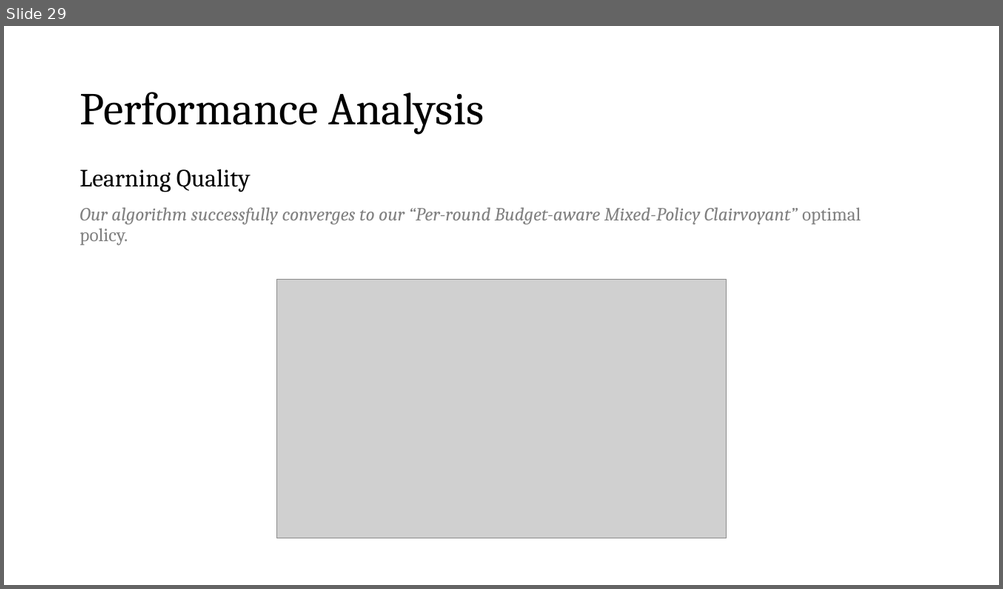
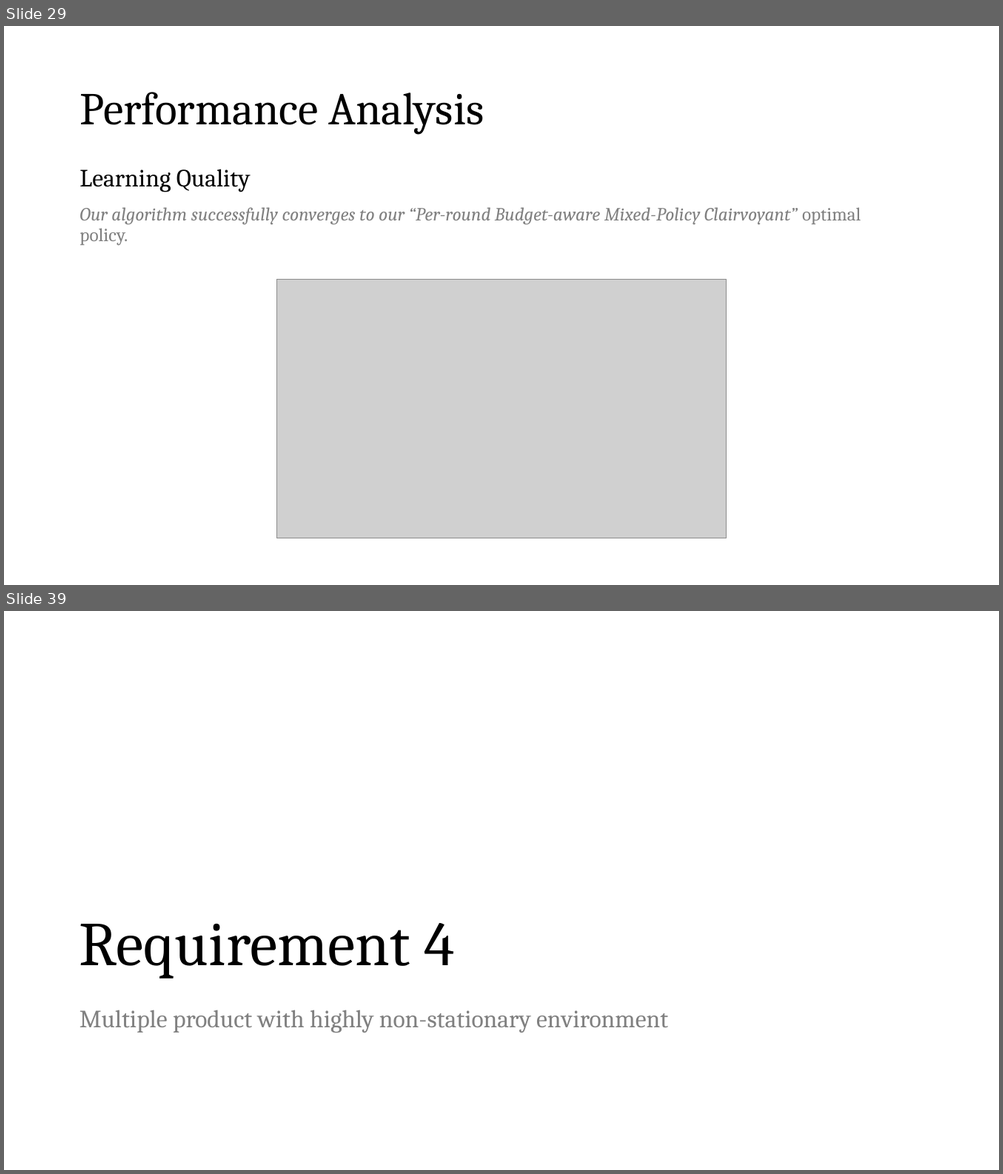
Before and after one commit to peetceenatoo/online-learning, a slide deck: Slides.pptx. Shown one above the other, each under a label of ours: slide 29 before the commit, slides 29 and 39 after it; the slides between them are not shown. The pictures are 1003x589 and 1003x1174 pixels, drawn with LibreOffice and Linux fonts; fonts in the diff are those of the drawing; grey boxes stand for pictures. Boxes give left, top, right and bottom in pixels: in the first picture for what was removed or moved away, otherwise in the second. Text is boxed around its words. In the diff, an @@ line names an element or a change of style, - is before the commit and + after.

```diff
--- a/Slides.pptx
+++ b/Slides.pptx
@@ slide 39 added at (x1=4, y1=611, x2=999, y2=1170), background #FFFFFF @@
@@ title added at (x1=79, y1=923, x2=454, y2=979), 60 pt, text #000000 @@
+Requirement 4
@@ text added at (x1=79, y1=1010, x2=668, y2=1034), 24 pt, text #808080 @@
+Multiple product with highly non-stationary environment
```
Also in this commit, not shown: 1 slide changed, 8 other slides added, 1 other file.
